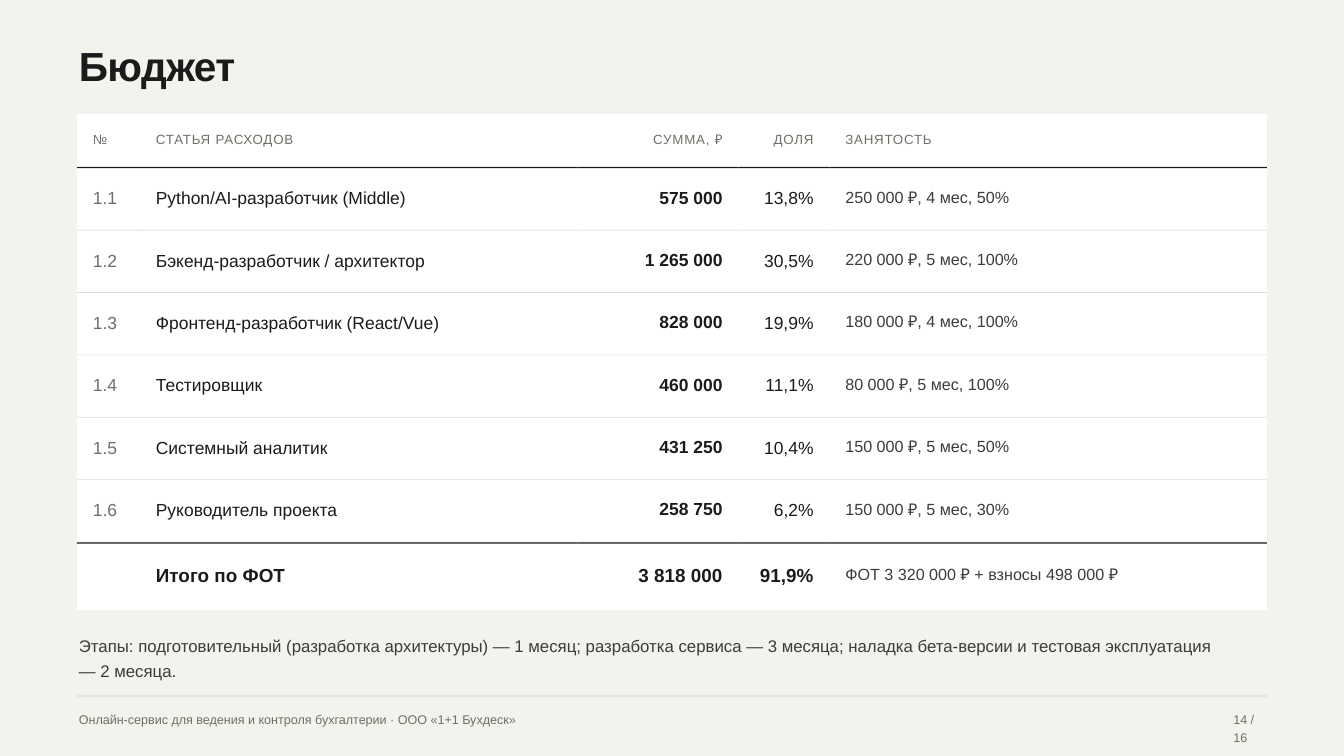
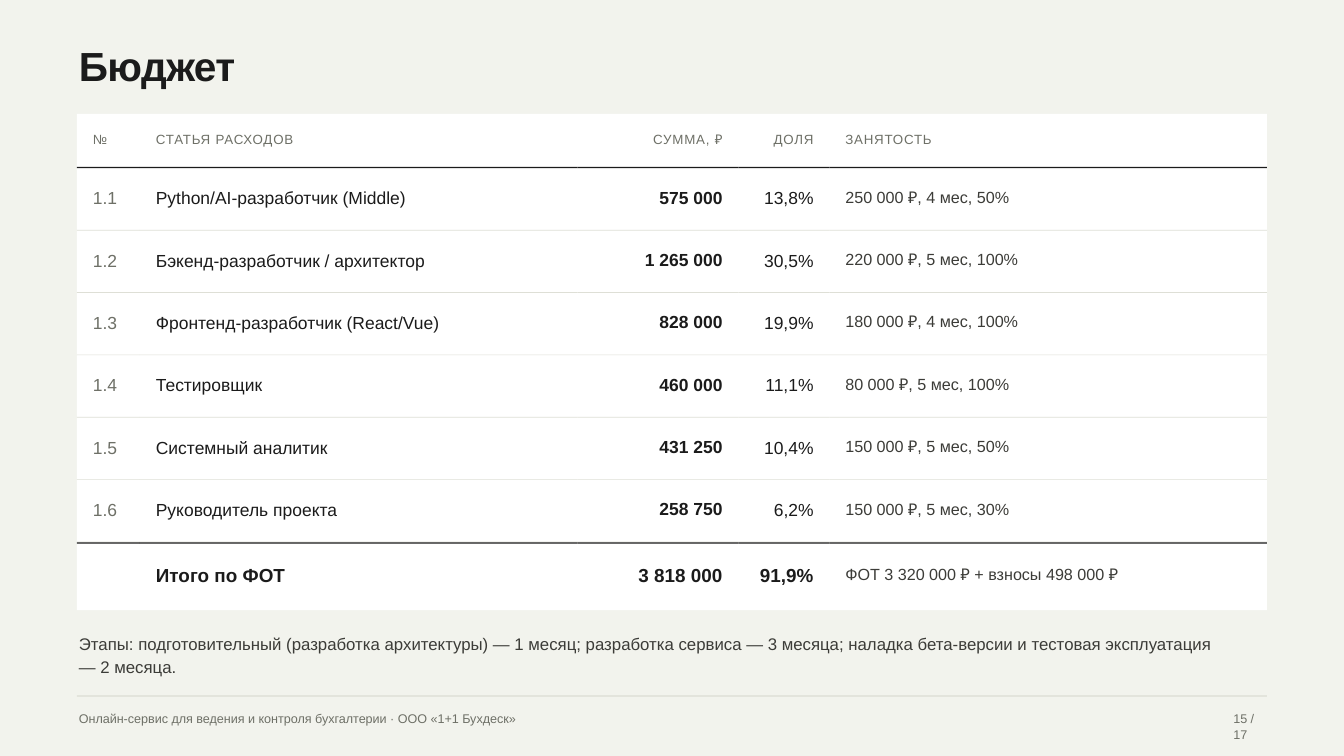
Before and after one commit to fagencymarketing-coder/Content, a slide deck: slide 15 of 05-content/prezentacii/grant-buhdesk/prezentaciya-grant-buhdesk-final.pptx (slide 14 before the commit). Drawn at 1344x756 pixels with LibreOffice and Linux fonts; fonts in the diff are those of the drawing. Boxes give left, top, right and bottom in pixels: in the first picture for what was removed or moved away, otherwise in the second. Text is boxed around its words. In the diff, an @@ line names an element or a change of style, - is before the commit and + after.

```diff
--- a/05-content/prezentacii/grant-buhdesk/prezentaciya-grant-buhdesk-final.pptx
+++ b/05-content/prezentacii/grant-buhdesk/prezentaciya-grant-buhdesk-final.pptx
@@ text "Этапы: подготовительный (разработка архитектуры) — ..." at [79,637,1210,677]: line spacing 1.27 to 1.17 @@
@@ text at [1233,714,1247,739]: text changed @@
-14 / 16
+15 / 17
```
Also in this commit, not shown: 15 other slides changed, 1 slide added, 1 other file.
